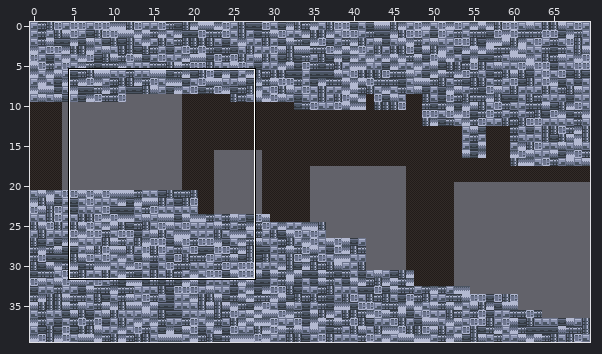
An edit to a level. Tiled map, rawAssets/maps/hill03.tmx. The picture above shows the old version from afar; the outline marks the close-up.
Close-up. Before the commit:
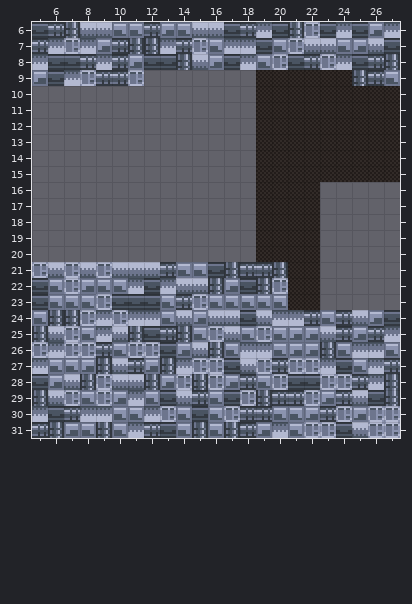
Cells are 8x8 px. Shown: x 5..27, y 6..31. The commit also changed other parts of the map, which this record leaves out.
After:
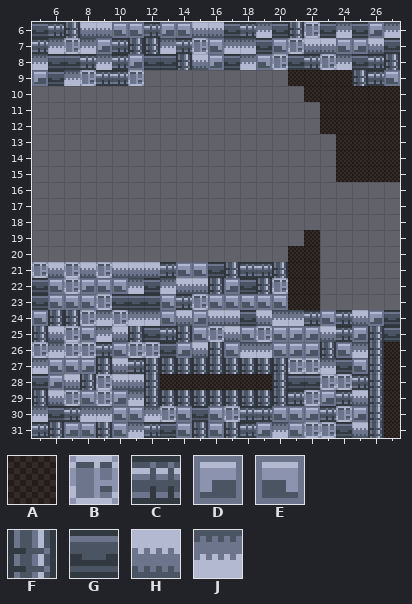
Key: from "tiles": A 0, B 128, C 129, D 130, E 131, F 132, G 133, H 134, J 135.
_ is an empty cell.
Tiles replaced or removed in this view: A, B, C, D, E, F, G, H, J.
Diff:
Changed rows in their new state; . is an unchanged cell.
Layer "Map":
first column x 19:
 9 __...
10 ___..
11 ____.
12 ____.
13 _____
14 _____
15 _____
16 ____.
17 ____.
18 ____.
19 ___..
20 __...
first column x 12:
25 ..............FG
26 ..............FA
27 F.FFFFFFF.....FA
28 .AAAAAAAF.....FA
29 FFFFFFF.F.....FA
30 ..............FA
31 ..............FA
Pixel boxes of the changes (left, top, right, bottom) in both close-ups:
removed: (256, 70, 336, 262)
changed: (368, 326, 400, 438)
changed: (144, 358, 288, 406)
